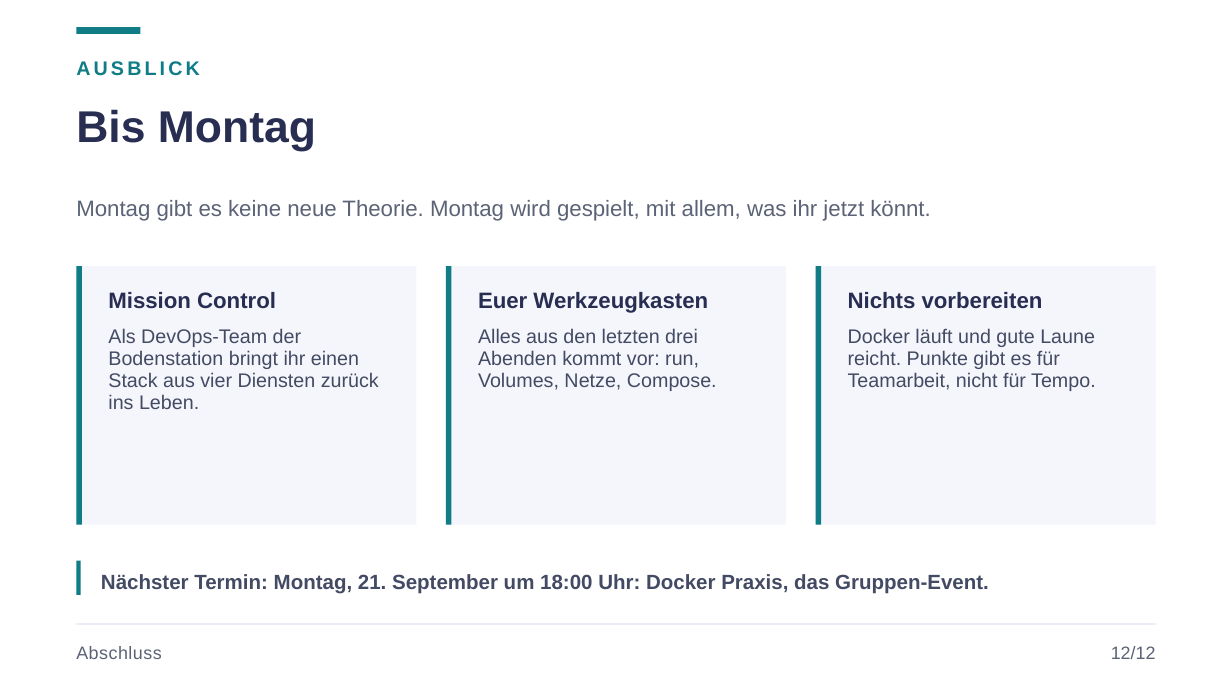
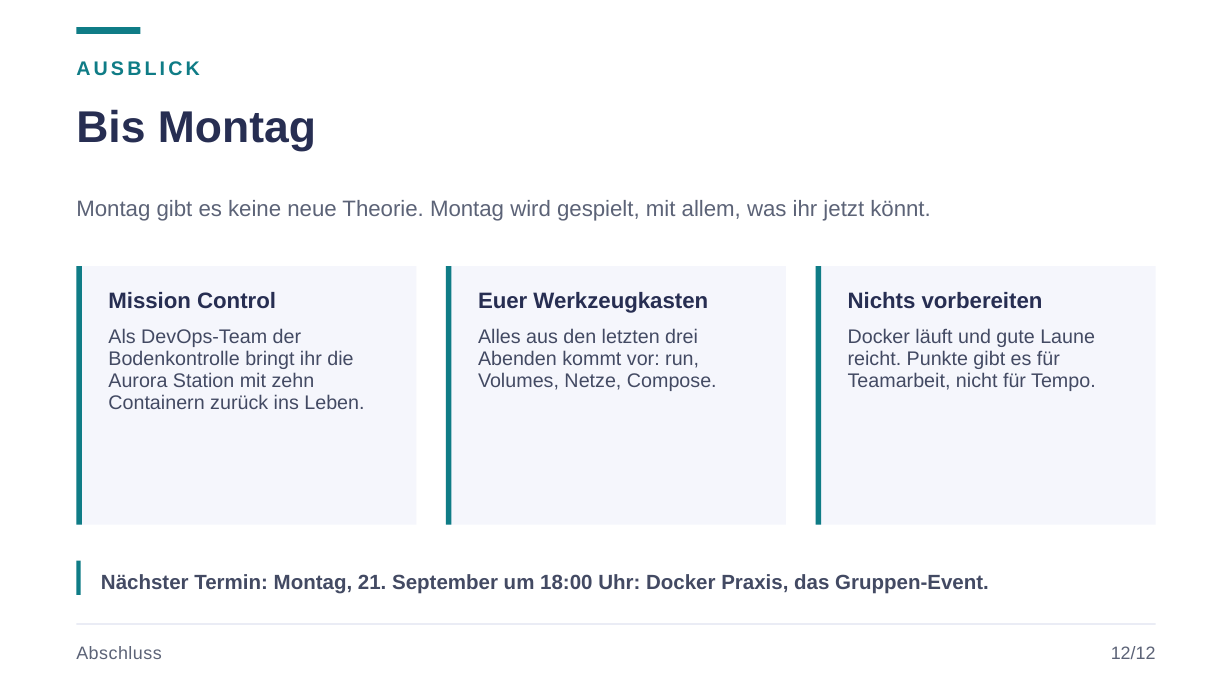
Before and after one commit to JacobMenge/kurs-unterlagen, a slide deck: slide 15 of folien/07-docker-compose.pptx. Drawn at 1232x693 pixels with LibreOffice and Linux fonts; fonts in the diff are those of the drawing. Boxes give left, top, right and bottom in pixels: in the first picture for what was removed or moved away, otherwise in the second. Text is boxed around its words. In the diff, an @@ line names an element or a change of style, - is before the commit and + after.

```diff
--- a/folien/07-docker-compose.pptx
+++ b/folien/07-docker-compose.pptx
@@ text at <box>108,328,364,409</box>: text changed @@
-Als DevOps-Team der Bodenstation bringt ihr einen Stack aus vier Diensten zurück ins Leben.
+Als DevOps-Team der Bodenkontrolle bringt ihr die Aurora Station mit zehn Containern zurück ins Leben.
```
Also in this commit, not shown: 2 other slides changed, 29 other files.
